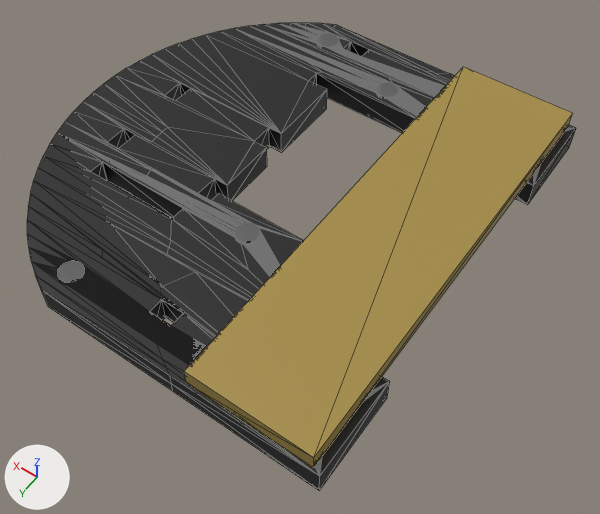
Before and after pictures for a commit that changed the COLLADA model pandora_sensors_description/camera_effector/meshes/pan_base_link.dae.
Camera for both pictures: a 50 mm camera at (-0.0407, 0.0508, 0.0694) aimed at (-0.007, 0.0036, -0.0048). Lighting does not change. The marker at lower left points along +X, +Y and +Z. Mesh edges are drawn as thin lines.

The scene before the commit, as lines of its bpy script (objects in view):
```python
mat_body_006 = principled_material('Body_006')
mat_body_006.base_color = (0.374, 0.262, 0.0578)  # yellow #a58c44
mat_body_006.roughness = 0.44
me_pan_body = bpy.data.meshes.new('Pan Body')
me_pan_body.from_pydata(...)  # 1857 vertices, 3762 faces; spans x -0.0251..0.0256, y -0.0269..0.0261, z -0.0016..0.0037
# faces by material slot: [3750, 12]
me_pan_body.materials.append(mat_plastic_black)  # black #1d1d1d
me_pan_body.materials.append(mat_body_006)  # yellow #a58c44
ob_pan_body = bpy.data.objects.new('Pan_Body', me_pan_body)
ob_pan_body.location = (0.0, 0.0, 0.0)
```
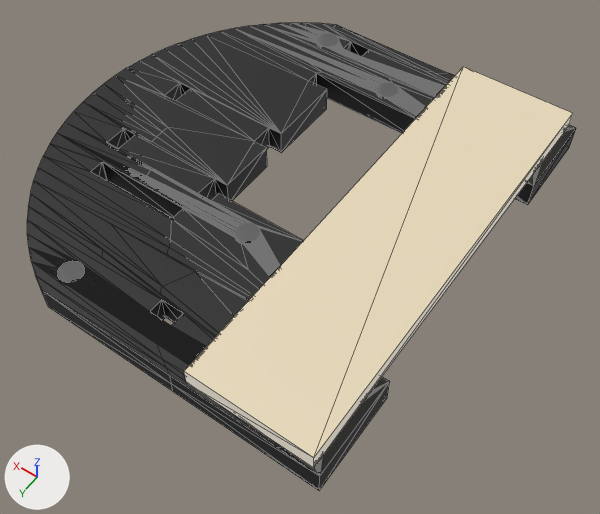
Changed parts and their boxes (x1, y1, x2, y2) in the pictures (600 x 514 px):
'Pan_Body', recoloured, surface changed: (43, 38, 573, 476) in both

Edits to the bpy script that builds the scene:
```text
Change mat_body_006:
    add mat_body_006.emission_strength = 1.0
    add mat_body_006.emission_color = (0.4, 0.4, 0.4)  # grey #aaaaaa
```
